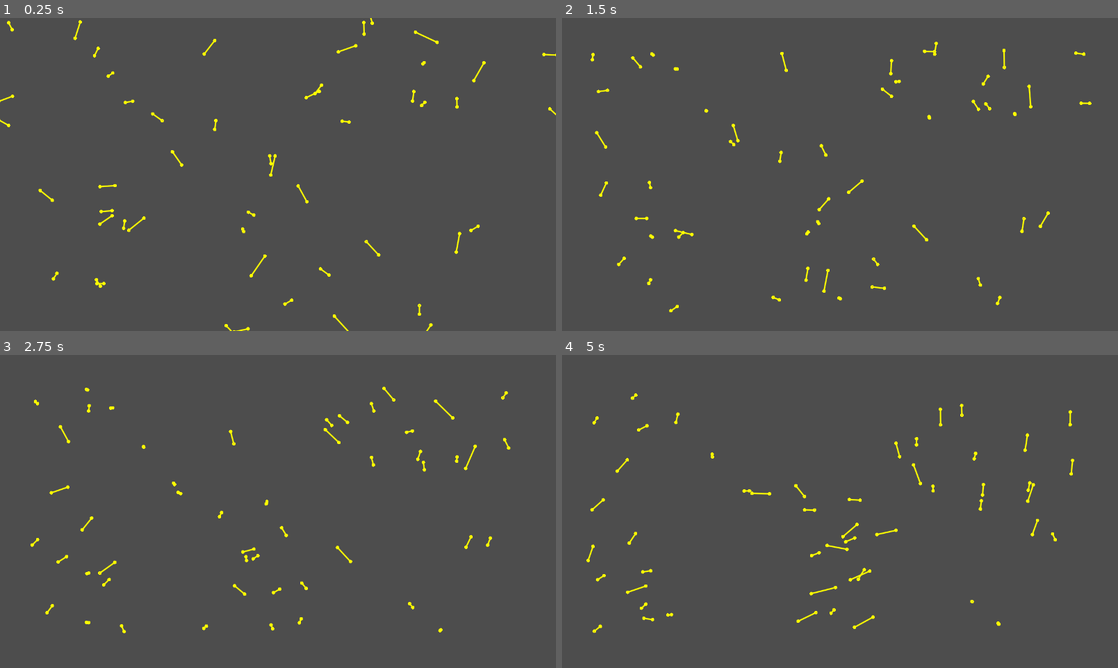
Above: before the commit, frames 1-4 (two rows, left to right).
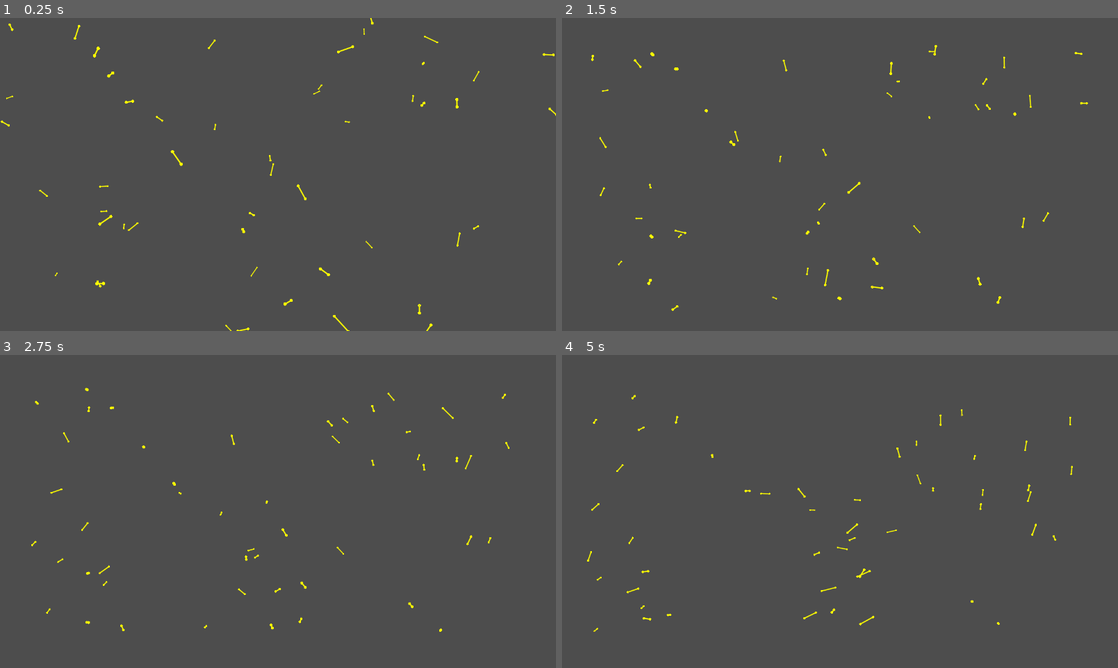
Above: after the commit, the same moments.

Repository: FromAriel/Experiments
Game: Godot game, scene res://Main.tscn
Two runs of this game, one before a commit and one after it. Both use one fixed random seed, a clock stepped at 60 frames per second and the inputs below.
Inputs:
- Up to frame 1 (0.25 s): no input
- Up to frame 2 (1.5 s): tap Enter at 0.5 s
- Up to frame 3 (2.75 s): no input
- Up to frame 4 (5 s): no input

The runs differ from the first frame. In frame 1, 0.7% of the frame differs, in the area x 0-100%, y 0-100%; in frame 2, 0.7%; in frame 3, 0.7%; in frame 4, 0.9%, in the area x 4-93%, y 12-89%.

Commit message:
fix(renderer): scale debug overlay by depth

Diff:
--- a/BOIDFIsh/fishyfishyfishy/scripts/renderer/fish_renderer.gd
+++ b/BOIDFIsh/fishyfishyfishy/scripts/renderer/fish_renderer.gd
@@ -1,3 +1,4 @@
+# gdlint:disable = class-variable-name,function-name,class-definitions-order
 # ===============================================================
 #  File:  res://scripts/renderer/fish_renderer.gd
 #  Desc:  2-D batched fish renderer with optional debug overlay.
@@ -132,15 +133,21 @@
     draw_set_transform(Vector2.ZERO, 0.0, Vector2.ONE)
 
     var snapshot: Array = FR_boid_system_RD.get_snapshot()
+    var tank_depth: float = FR_boid_system_RD.FB_tank_size_IN.z
     for item in snapshot:
         var head: Vector3 = item["head"]
         var tail: Vector3 = item["tail"]
+
+        var depth_ratio: float = head.z / max(tank_depth, 0.001)
+        var scale: float = lerp(FR_front_scale_SH, FR_back_scale_SH, depth_ratio)
+
         var head2: Vector2 = Vector2(head.x, head.y)
         var tail2: Vector2 = Vector2(tail.x, tail.y)
+        var tail2_scaled: Vector2 = head2 + (tail2 - head2) * scale
 
-        draw_line(tail2, head2, FR_dbg_color_IN, FR_dbg_line_width_IN, true)
-        draw_circle(head2, FR_dbg_point_radius_IN, FR_dbg_color_IN)
-        draw_circle(tail2, FR_dbg_point_radius_IN, FR_dbg_color_IN)
+        draw_line(tail2_scaled, head2, FR_dbg_color_IN, FR_dbg_line_width_IN * scale, true)
+        draw_circle(head2, FR_dbg_point_radius_IN * scale, FR_dbg_color_IN)
+        draw_circle(tail2_scaled, FR_dbg_point_radius_IN * scale, FR_dbg_color_IN)
 
 
 # ------------------------------------------------------------------ #
Not shown, changed: BOIDFIsh/CHANGE_LOG.md
Not shown, changed: BOIDFIsh/TODO.md
